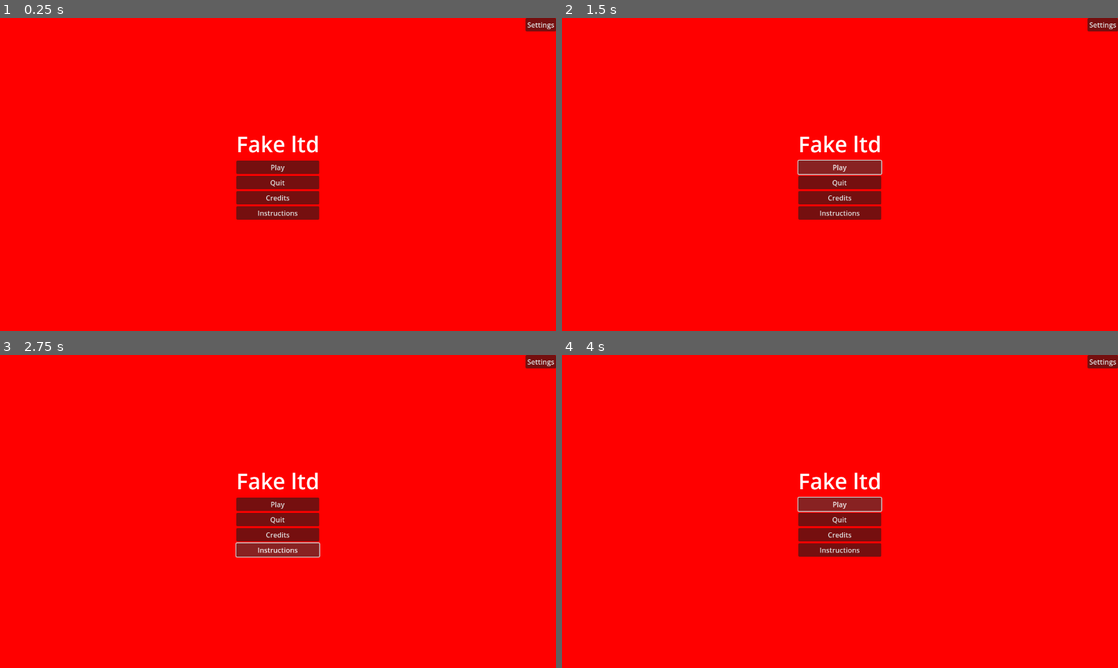
Above: before the commit, frames 1-4 (two rows, left to right).
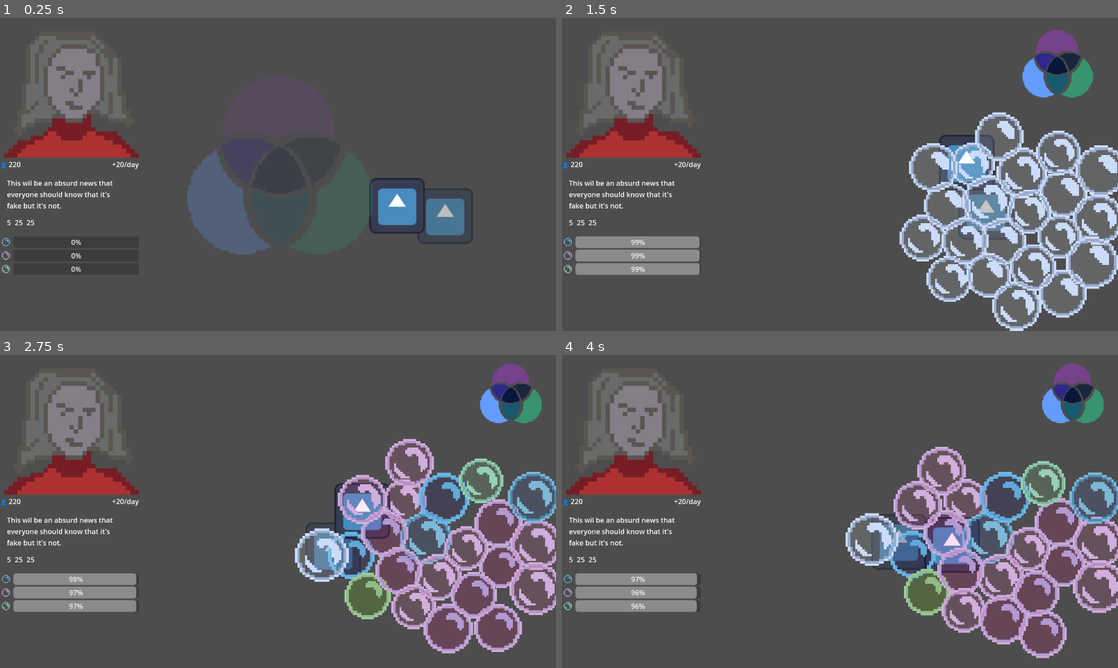
Above: after the commit, the same moments.

Repository: davirss/fakeltd.
Game: Godot game, scene res://Scenes/game.tscn
Two runs of this game, one before a commit and one after it. Both use one fixed random seed, a clock stepped at 60 frames per second and the inputs below. Before the commit the project starts from res://Menu/main_menu.tscn. The engine's default icon, where the game draws it, is replaced by a stand-in: a white triangle on a blue panel in a dark square.
Inputs (mouse positions are in pixels of both pictures, inside the frame that each line leads up to):
- Up to frame 1 (0.25 s): no input
- Up to frame 2 (1.5 s): click (840, 168) at 0.5 s, where only the run before the commit has a clickable "Play"; click (840, 168) at 1.25 s, where only the run before the commit has a clickable "Play"
- Up to frame 3 (2.75 s): click (278, 549) at 2 s, where only the run before the commit has a clickable "Instructions"
- Up to frame 4 (4 s): click (840, 549) at 2.75 s, where only the run before the commit has a clickable "Instructions"; click (840, 505) at 3.5 s, where only the run before the commit has a clickable "Play"

The runs differ from the first frame. In frame 1, 100% of the frame differs, in the area x 0-100%, y 0-100%; in frame 2, 100%; in frame 3, 100%; in frame 4, 100%.

Commit message:
Minor layout tweaks

Diff:
--- a/Scenes/floating_target.gd
+++ b/Scenes/floating_target.gd
@@ -1,11 +1,10 @@
 extends Marker2D
-
 
 var _floating_target_initial_position: Vector2
 var _ft_variable_margin_percent: float = 0.05
 var _ft_elapsed_time: float = 0.0
 var _ft_orbital_speed: float = 1.6
-var _ft_distance_from_center: int = 240
+var _ft_distance_from_center: int = 60
 
 
 func _ready() -> void:
--- a/Scenes/game.tscn
+++ b/Scenes/game.tscn
@@ -1,14 +1,15 @@
-[gd_scene load_steps=11 format=3 uid="uid://dhdc0ckmuduvf"]
+[gd_scene load_steps=12 format=3 uid="uid://dhdc0ckmuduvf"]
 
 [ext_resource type="Script" path="res://game_manager.gd" id="1_7gb4w"]
 [ext_resource type="PackedScene" uid="uid://jsskjmbbjspf" path="res://bubble/bubble.tscn" id="2_yeahh"]
 [ext_resource type="PackedScene" uid="uid://bc3gn5uh1lea" path="res://Scenes/ven_controller.tscn" id="3_3oy8c"]
 [ext_resource type="Script" path="res://Scenes/spawning_marker.gd" id="3_algbn"]
 [ext_resource type="Script" path="res://Scenes/floating_target.gd" id="3_drd3v"]
-[ext_resource type="PackedScene" path="res://Scenes/Influences.tscn" id="6_j03eu"]
+[ext_resource type="Texture2D" uid="uid://c08u1iqe28oop" path="res://Resources/icon.svg" id="4_lu5lp"]
+[ext_resource type="PackedScene" uid="uid://b7gp8qi3rliei" path="res://field.tscn" id="6_fo22r"]
 
 [sub_resource type="CircleShape2D" id="CircleShape2D_23fjt"]
-radius = 450.0
+radius = 400.0
 
 [sub_resource type="Animation" id="Animation_3bi4q"]
 length = 0.001
@@ -79,17 +80,23 @@
 
 [node name="SpawningMarker" type="Marker2D" parent="Field"]
 modulate = Color(1, 1, 1, 0.631373)
-position = Vector2(480, 270)
+position = Vector2(836, 270)
 script = ExtResource("3_algbn")
 
+[node name="Sprite2D" type="Sprite2D" parent="Field/SpawningMarker"]
+texture = ExtResource("4_lu5lp")
+
 [node name="FloatingTarget" type="Marker2D" parent="Field"]
-position = Vector2(640, 360)
+position = Vector2(891, 376)
 script = ExtResource("3_drd3v")
+
+[node name="Sprite2D" type="Sprite2D" parent="Field/FloatingTarget"]
+texture = ExtResource("4_lu5lp")
 
 [node name="GameOverArea" type="Area2D" parent="Field"]
 
 [node name="GameOverShape" type="CollisionShape2D" parent="Field/GameOverArea"]
-position = Vector2(645, 360)
+position = Vector2(889, 378)
 shape = SubResource("CircleShape2D_23fjt")
 
 [node name="VennController" parent="." instance=ExtResource("3_3oy8c")]
@@ -103,10 +110,6 @@
 
 [node name="AudioStreamPlayer2D" type="AudioStreamPlayer2D" parent="."]
 
-[node name="Influences" parent="." instance=ExtResource("6_j03eu")]
-offset_left = 34.0
-offset_top = 592.0
-offset_right = 158.0
-offset_bottom = 681.0
+[node name="DayController" parent="." instance=ExtResource("6_fo22r")]
 
 [connection signal="body_exited" from="Field/GameOverArea" to="." method="_on_area_2d_body_exited"]
--- a/bubble/bubble.tscn
+++ b/bubble/bubble.tscn
@@ -379,7 +379,7 @@
 texture_filter = 1
 scale = Vector2(0.2, 0.2)
 sprite_frames = SubResource("SpriteFrames_0kvfu")
-animation = &"idle_white"
+animation = &"pop_white"
 
 [node name="BodyCollisionShape" type="CollisionShape2D" parent="."]
 visible = false
--- a/day_controller.tscn
+++ b/day_controller.tscn
@@ -1,31 +1,18 @@
-[gd_scene load_steps=4 format=3 uid="uid://b7gp8qi3rliei"]
+[gd_scene load_steps=5 format=3 uid="uid://b7gp8qi3rliei"]
 
 [ext_resource type="Script" path="res://day_controller.gd" id="1_m7ce6"]
 [ext_resource type="PackedScene" uid="uid://dq8cvjr2w7ja3" path="res://user_info.tscn" id="2_oxq5u"]
 [ext_resource type="PackedScene" uid="uid://cnc3jy1m0klal" path="res://post.tscn" id="3_0oxcl"]
+[ext_resource type="PackedScene" uid="uid://bwws8ulogsveg" path="res://Scenes/Influences.tscn" id="4_jgnhn"]
 
-[node name="DayController" type="Node2D"]
+[node name="DayController" type="VBoxContainer"]
 script = ExtResource("1_m7ce6")
 
 [node name="UserInfo" parent="." instance=ExtResource("2_oxq5u")]
+layout_mode = 2
 
 [node name="Post" parent="." instance=ExtResource("3_0oxcl")]
-offset_left = 251.0
-offset_top = 243.0
-offset_right = 898.0
-offset_bottom = 337.0
+layout_mode = 2
 
-[node name="Label" type="Label" parent="."]
-anchors_preset = 8
-anchor_left = 0.5
-anchor_top = 0.5
-anchor_right = 0.5
-anchor_bottom = 0.5
-offset_left = 1021.0
-offset_top = 32.0
-offset_right = 1124.0
-offset_bottom = 55.0
-grow_horizontal = 2
-grow_vertical = 2
-size_flags_horizontal = 8
-text = "Current Day: "
+[node name="Influences" parent="." instance=ExtResource("4_jgnhn")]
+layout_mode = 2
--- a/game_manager.gd
+++ b/game_manager.gd
@@ -6,15 +6,13 @@
 var _selected_group: Array[BubbleDefinitions.BubbleState]
 var _selected_distributions: Dictionary
 
-
 var _ft_variable_margin_percent = 0.1
 
-var bubble_spawn_cooldown = 1
+var bubble_spawn_cooldown = 2
 var bubble_spawn_countdown: float = 0
 
 var bubble_change_cooldown = 2
 var bubble_change_countdown = bubble_change_cooldown
-
 
 var influence_a = 100
 var influence_b = 100
@@ -35,9 +33,9 @@
 	Global.bubble_clicked.connect(_on_bubble_clicked)
 	Global.on_venn_pressed.connect(_on_ven_pressed)
 	Global.influence_over.connect(_game_over)
-	$Influences.bar_1 = influence_a
-	$Influences.bar_2 = influence_b
-	$Influences.bar_3 = influence_c
+	$DayController/Influences.bar_1 = influence_a
+	$DayController/Influences.bar_2 = influence_b
+	$DayController/Influences.bar_3 = influence_c
 
 func _on_ven_pressed(left, top, right) -> void:
 	$VennController.selected = true
@@ -128,7 +126,7 @@
 
 func _start_round() -> void:
 	_round_started = true
-	$Influences.elapsed = true
+	$DayController/Influences.elapsed = true
 	## Spawn the initial_bubbles_amount
 	_spawn_initial_bubbles()
 
@@ -139,15 +137,15 @@
 func _on_wrong_bubble_popped(state:  BubbleDefinitions.BubbleState) -> void:
 	match state:
 		BubbleDefinitions.BubbleState.WHATSAPP:
-			$Influences.decrease_first(0.5)
+			$DayController/Influences.decrease_third(1)
 		BubbleDefinitions.BubbleState.FACEBOOK:
-			$Influences.decrease_second(0.5)
+			$DayController/Influences.decrease_first(1)
 		BubbleDefinitions.BubbleState.INSTAGRAM:
-			$Influences.decrease_third(0.5)
+			$DayController/Influences.decrease_second(1)
 		BubbleDefinitions.BubbleState.NEUTRAL:
-			$Influences.decrease_first(0.5)
-			$Influences.decrease_second(0.5)
-			$Influences.decrease_third(0.5)
+			$DayController/Influences.decrease_first(1)
+			$DayController/Influences.decrease_second(1)
+			$DayController/Influences.decrease_third(1)
 	_spawn_new_bubble(true)
 	_spawn_new_bubble(true)
 
@@ -159,6 +157,14 @@
 		audio.stream = load("res://Resources/Sounds/Pop Sound Effects.ogg")
 		audio.play()
 		return
+
+	match state:
+		BubbleDefinitions.BubbleState.WHATSAPP:
+			$DayController/Influences.increase_first(1 / _selected_group.size())
+		BubbleDefinitions.BubbleState.FACEBOOK:
+			$DayController/Influences.increase_second(1  / _selected_group.size())
+		BubbleDefinitions.BubbleState.INSTAGRAM:
+			$DayController/Influences.incrase_third(1 / _selected_group.size())
 
 	audio.stream = load("res://Resources/Sounds/Pop Sound Effects -3.ogg")
 	audio.play()
@@ -172,7 +178,6 @@
 			return
 
 	audio.stream = load("res://Resources/Sounds/Pop Sound Effects -3.ogg")
-	add_child(audio)
 	audio.play()
 
 	# Spawn new bubble
@@ -203,7 +208,7 @@
 
 func _game_over():
 	_round_started = false
-	$Influences.elapsed = false
+	$DayController/Influences.elapsed = false
 
 	var nodes = get_tree().get_nodes_in_group("bubble");
 	for bubble in nodes:
--- a/post.tscn
+++ b/post.tscn
@@ -17,10 +17,14 @@
 
 [node name="RichTextLabel" type="Label" parent="VBoxContainer"]
 layout_mode = 2
-text = "This wil be an absurd news that everyone should know that it's fake but it's not."
+size_flags_horizontal = 0
+text = "This wil be an absurd news that
+everyone should know that it's
+fake but it's not."
 
 [node name="HBoxContainer" type="HBoxContainer" parent="VBoxContainer"]
 layout_mode = 2
+size_flags_horizontal = 0
 theme_override_constants/separation = 8
 
 [node name="Comments" type="Label" parent="VBoxContainer/HBoxContainer"]
--- a/project.godot
+++ b/project.godot
@@ -11,7 +11,7 @@
 [application]
 
 config/name="FakeInc"
-run/main_scene="res://Menu/main_menu.tscn"
+run/main_scene="res://Scenes/game.tscn"
 config/features=PackedStringArray("4.3", "Forward Plus")
 config/icon="res://Resources/icon.svg"
 <<<<<<<HEADrun/main_scene="res://Scenes/day_controller.tscn"
--- a/user_info.tscn
+++ b/user_info.tscn
@@ -1,7 +1,7 @@
 [gd_scene load_steps=3 format=3 uid="uid://dq8cvjr2w7ja3"]
 
-[ext_resource type="Texture2D" uid="uid://dtdgklhqmef68" path="res://icon.svg" id="1_g1303"]
 [ext_resource type="Script" path="res://user_info.gd" id="1_jjgcu"]
+[ext_resource type="Texture2D" uid="uid://d31vbyticoop1" path="res://Resources/profile/profile-woman.png" id="2_jgawb"]
 
 [node name="UserInfo" type="VBoxContainer"]
 offset_right = 133.0
@@ -10,7 +10,7 @@
 
 [node name="TextureRect" type="TextureRect" parent="."]
 layout_mode = 2
-texture = ExtResource("1_g1303")
+texture = ExtResource("2_jgawb")
 
 [node name="HBoxContainer" type="HBoxContainer" parent="."]
 layout_mode = 2
@@ -19,6 +19,7 @@
 [node name="CurrentFollowers" type="Label" parent="HBoxContainer"]
 layout_mode = 2
 size_flags_horizontal = 3
+text = "100m followers"
 
 [node name="DailyNew" type="Label" parent="HBoxContainer"]
 layout_mode = 2
